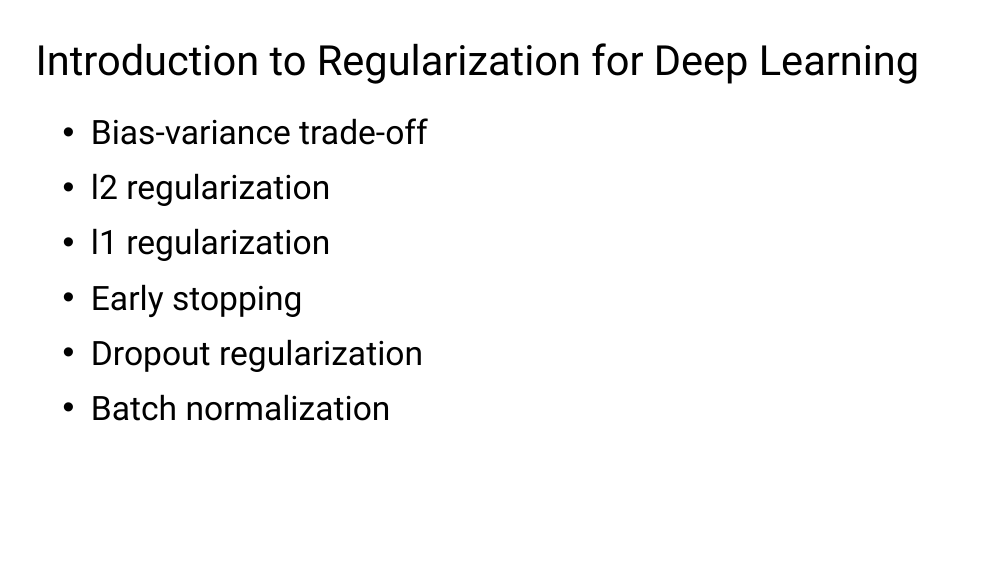
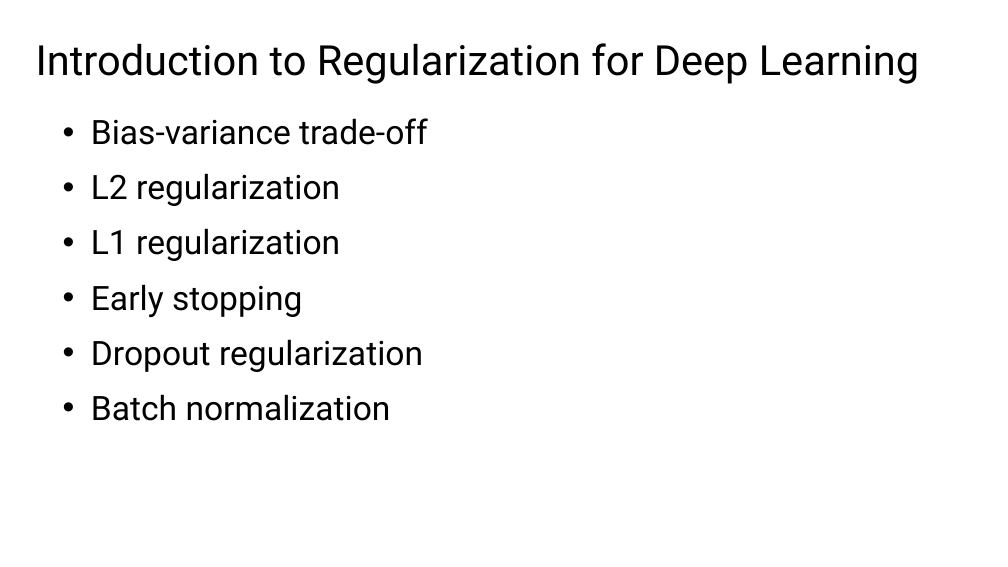
Before and after one commit to StephenElston/CSCI-E25, a slide deck: slide 9 of SupplementaryMaterial/RegularizatioinAndOptimization.pptx. Drawn at 1008x567 pixels with LibreOffice and Linux fonts; fonts in the diff are those of the drawing. Boxes give left, top, right and bottom in pixels: in the first picture for what was removed or moved away, otherwise in the second. Text is boxed around its words. In the diff, an @@ line names an element or a change of style, - is before the commit and + after.

```diff
--- a/SupplementaryMaterial/RegularizatioinAndOptimization.pptx
+++ b/SupplementaryMaterial/RegularizatioinAndOptimization.pptx
@@ text at box(91, 173, 340, 261): text changed @@
-• l2 regularization
-• l1 regularization
+• L2 regularization
+• L1 regularization
```
Also in this commit, not shown: 5 other slides changed.
